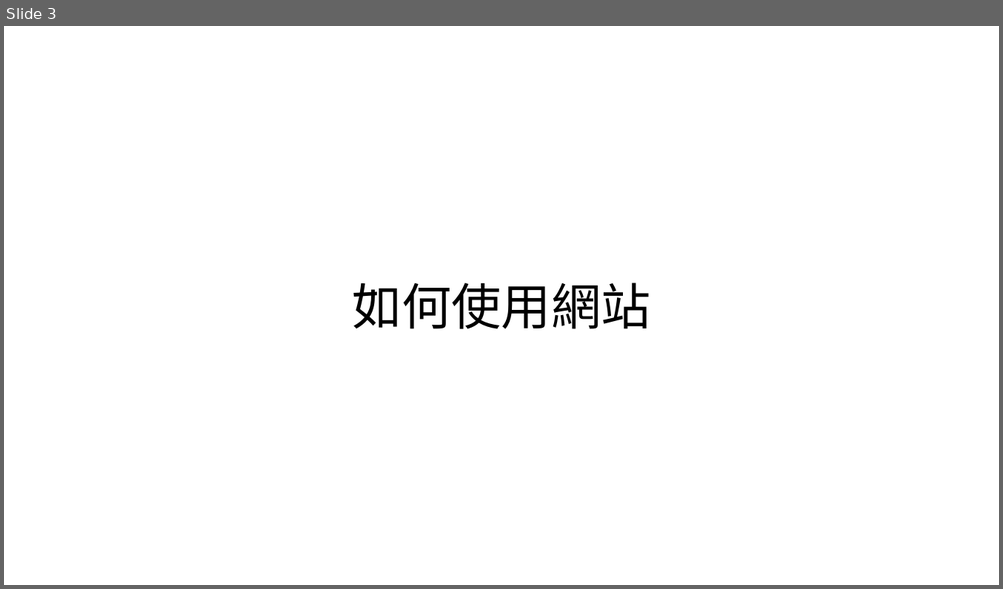
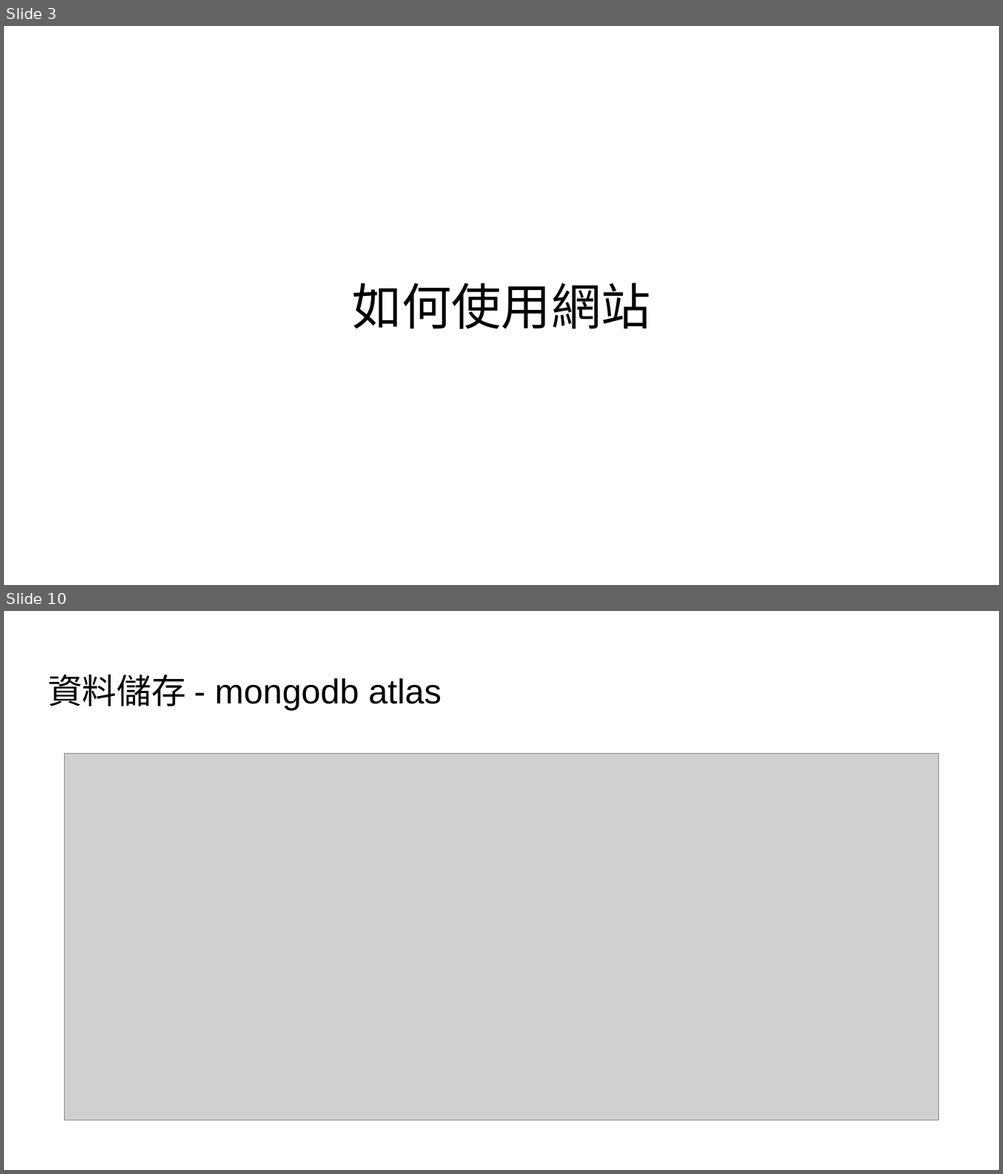
Before and after one commit to Weber0109/final-project, a slide deck: myapp/public/01257003+01257025.pptx. Shown one above the other, each under a label of ours: slide 3 before the commit, slides 3 and 10 after it; the slides between them are not shown. The pictures are 1003x589 and 1003x1174 pixels, drawn with LibreOffice and Linux fonts; fonts in the diff are those of the drawing; grey boxes stand for pictures. Boxes give left, top, right and bottom in pixels: in the first picture for what was removed or moved away, otherwise in the second. Text is boxed around its words. In the diff, an @@ line names an element or a change of style, - is before the commit and + after.

```diff
--- a/myapp/public/01257003+01257025.pptx
+++ b/myapp/public/01257003+01257025.pptx
@@ slide 10 added at <box>4,611,999,1170</box>, background #FFFFFF @@
@@ title added at <box>48,674,441,710</box>, 33.3 pt, text #000000 @@
+資料儲存 - mongodb atlas
@@ picture added at <box>65,754,938,1122</box> @@
```
Also in this commit, not shown: 7 slides changed, 3 other slides added, 2 slides removed, 3 other files.
